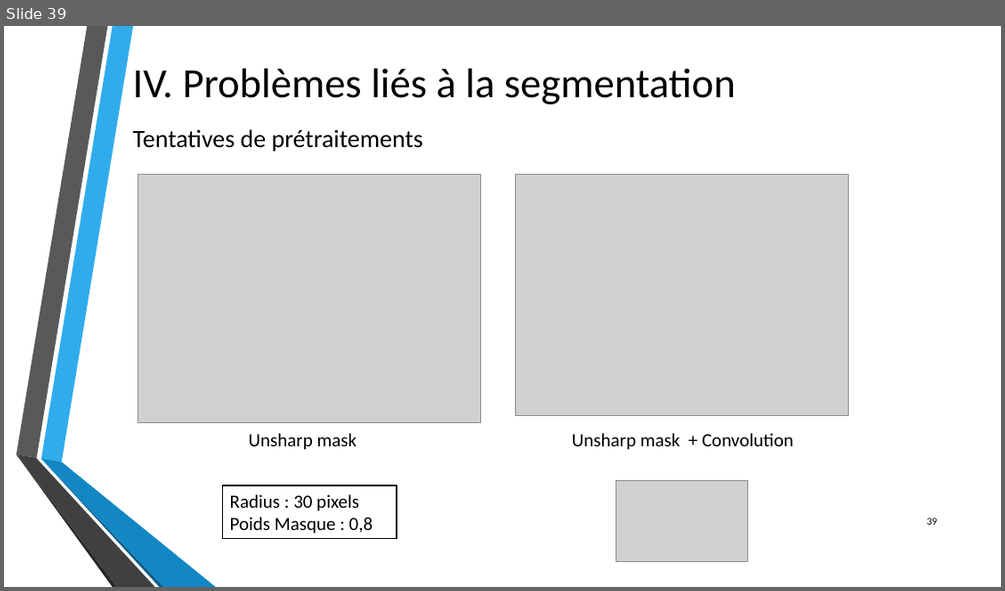
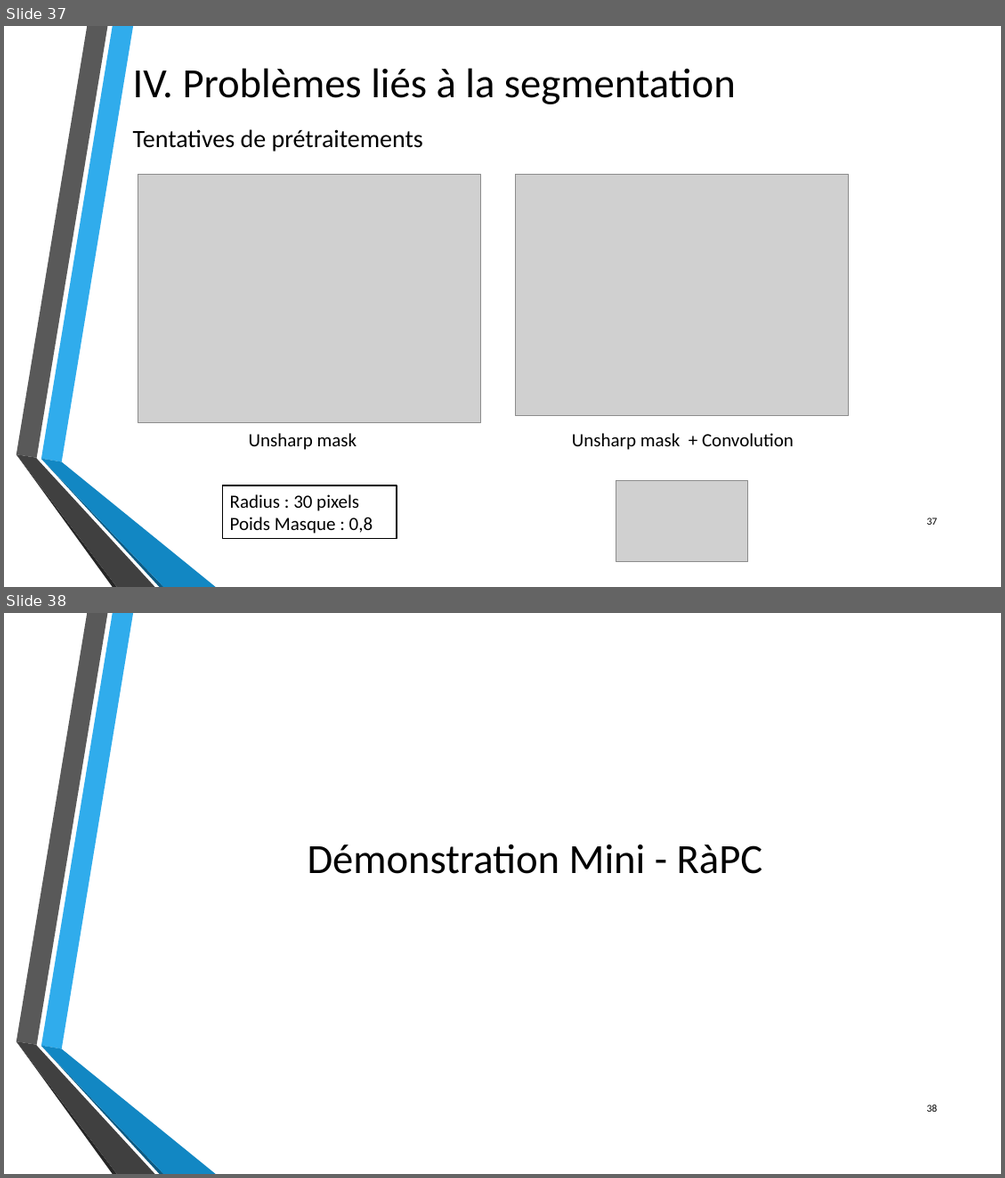
Before and after one commit to byZipo/Dossiers-Stage, a slide deck: Travail_realise/Presentations/Utilisation_du_RaPC_pour_la_segmentation_d_images.pptx. Shown one above the other, each under a label of ours: slide 39 before the commit, slides 37 and 38 after it. The pictures are 1005x591 and 1005x1178 pixels, drawn with LibreOffice and Linux fonts; fonts in the diff are those of the drawing; grey boxes stand for pictures; background and template pictures are left out. Boxes give left, top, right and bottom in pixels: in the first picture for what was removed or moved away, otherwise in the second. Text is boxed around its words. In the diff, an @@ line names an element or a change of style, - is before the commit and + after.

```diff
--- a/Travail_realise/Presentations/Utilisation_du_RaPC_pour_la_segmentation_d_images.pptx
+++ b/Travail_realise/Presentations/Utilisation_du_RaPC_pour_la_segmentation_d_images.pptx
@@ slide 38 added at [4, 613, 1001, 1174], background picture (left out); not listed: 6 template elements that a slide beside it also shows @@
@@ title added at [307, 844, 763, 874], 40 pt, text #000000 @@
+Démonstration Mini - RàPC
@@ page number added at [927, 1104, 938, 1111], 10 pt, text #000000 @@
+38
@@ what was slide 39 is now slide 37 @@
@@ page number at [927, 517, 938, 524]: text changed @@
-39
+37
```
Also in this commit, not shown: 1 slide changed, 2 slides removed, 2 other files.
